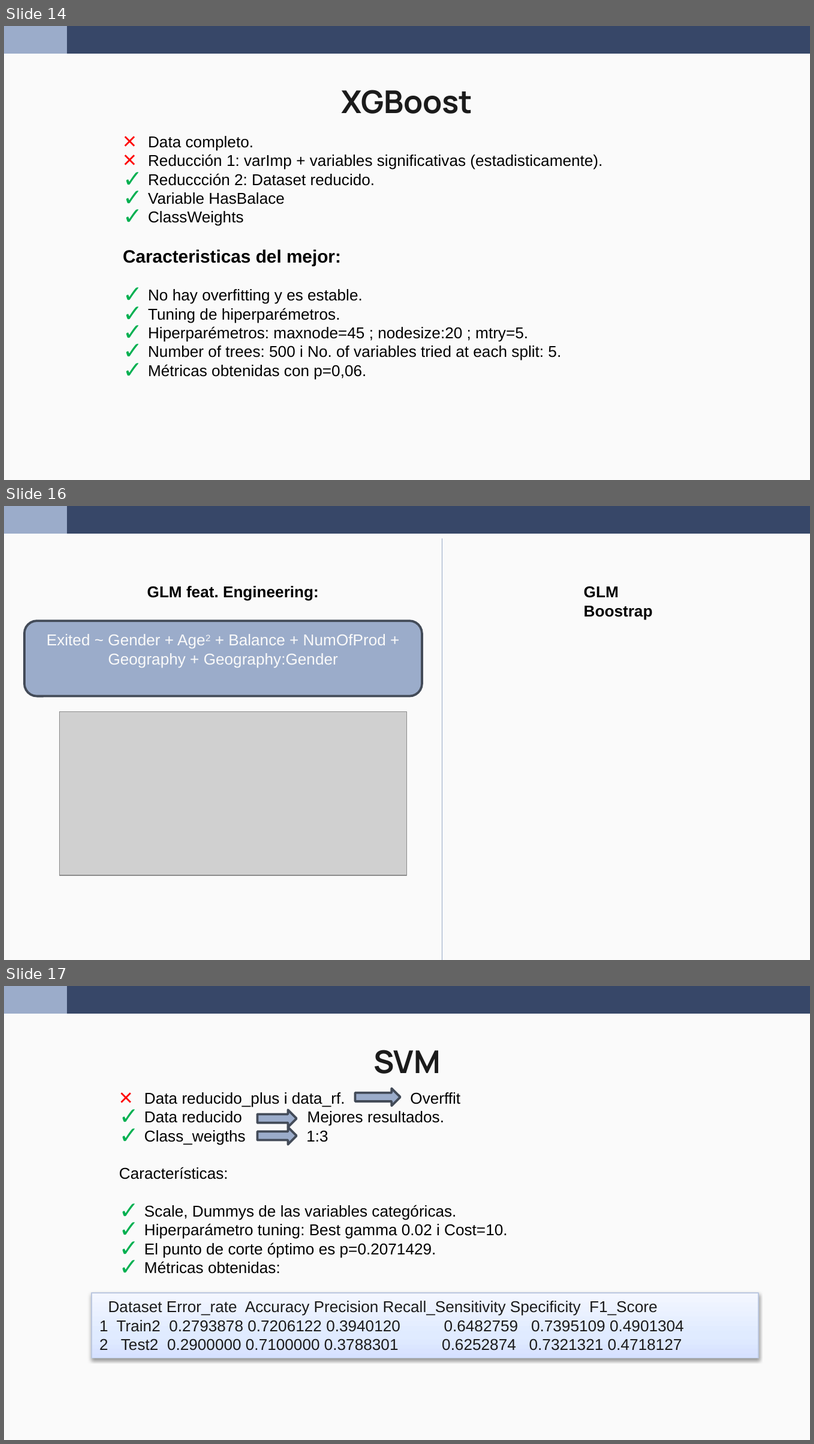
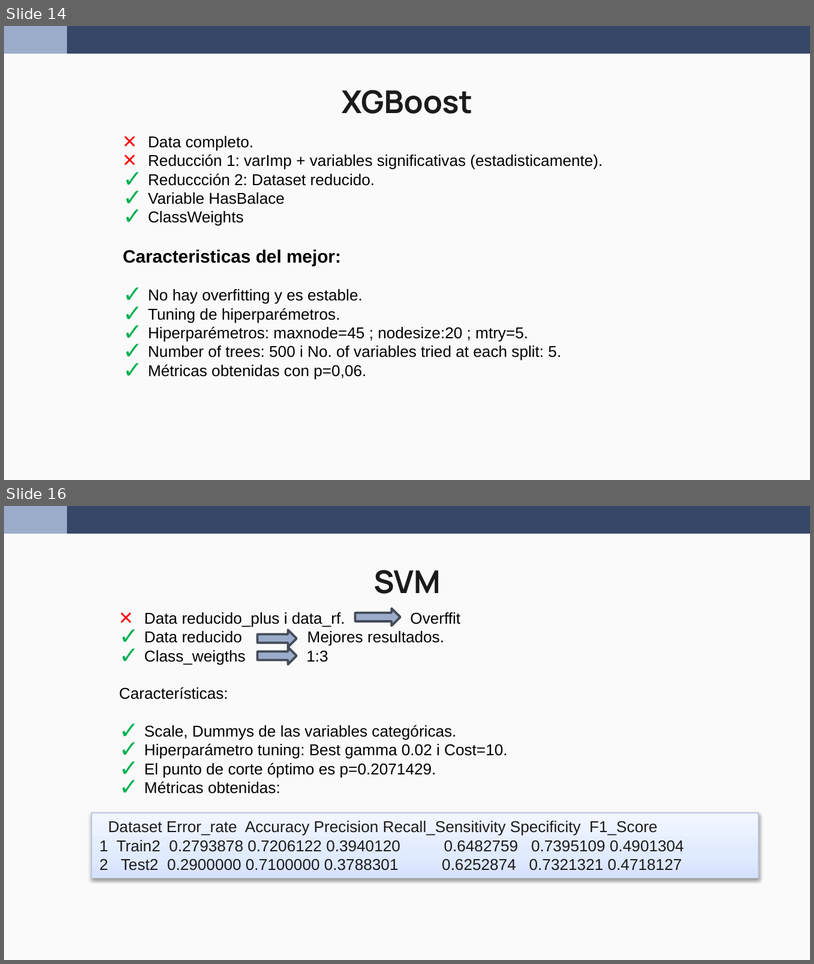
Before and after one commit to wen2111/Mineria, a slide deck: Entrega_2/00.REPORTE/Reporte_Grupo5_completo.pptx. Shown one above the other, each under a label of ours: slides 14, 16 and 17 before the commit, slides 14 and 16 after it; the slides between them are not shown. The pictures are 814x1444 and 814x964 pixels, drawn with LibreOffice and Linux fonts; fonts in the diff are those of the drawing; grey boxes stand for pictures. Boxes give left, top, right and bottom in pixels: in the first picture for what was removed or moved away, otherwise in the second. Text is boxed around its words. In the diff, an @@ line names an element or a change of style, - is before the commit and + after.

```diff
--- a/Entrega_2/00.REPORTE/Reporte_Grupo5_completo.pptx
+++ b/Entrega_2/00.REPORTE/Reporte_Grupo5_completo.pptx
@@ slide 16 removed at box(4, 506, 810, 960), background #FAFAFA; not listed: 2 template elements that a slide beside it also shows @@
@@ line removed from (442, 538) to (442, 959) @@
@@ text removed at box(147, 586, 319, 601) @@
-GLM feat. Engineering:
@@ text removed at box(584, 586, 653, 619) @@
-GLM Boostrap
@@ rounded rectangle removed at box(24, 621, 422, 696) @@
-Exited ~ Gender + Age2 + Balance + NumOfProd + Geography + Geography:Gender
@@ picture removed at box(60, 712, 407, 876) @@
@@ what was slide 17 is now slide 16 @@
```
Also in this commit, not shown: 3 slides changed.
